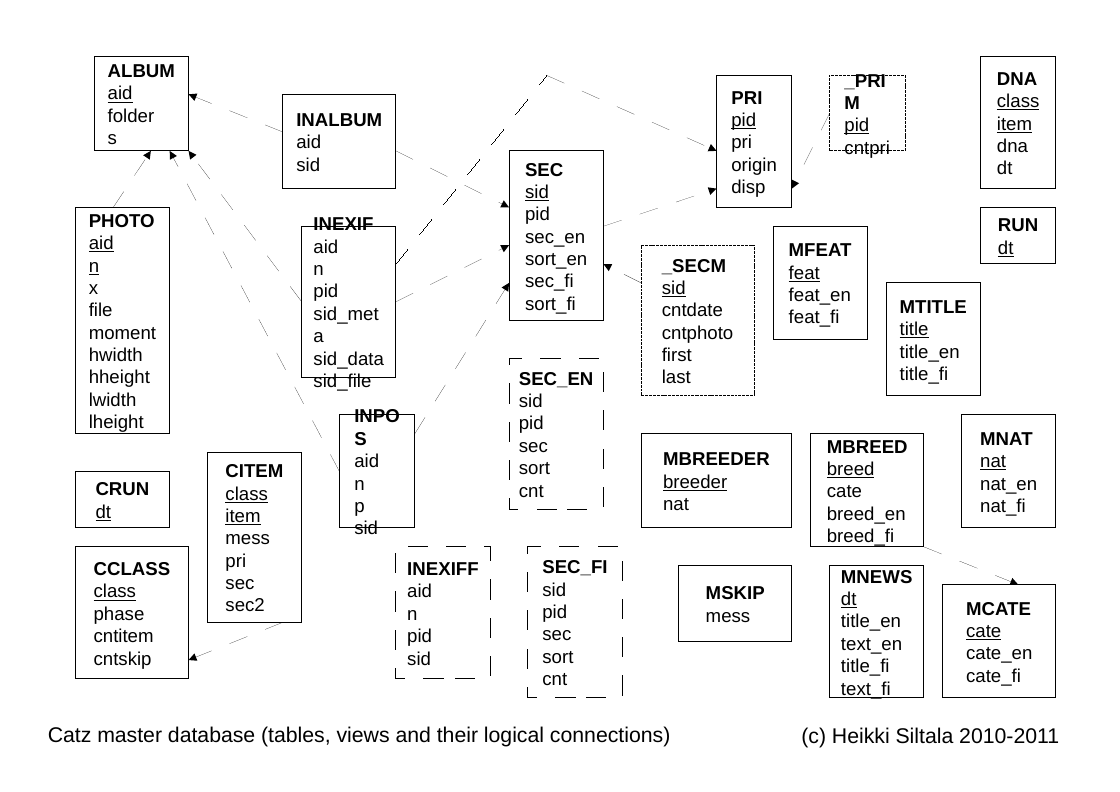
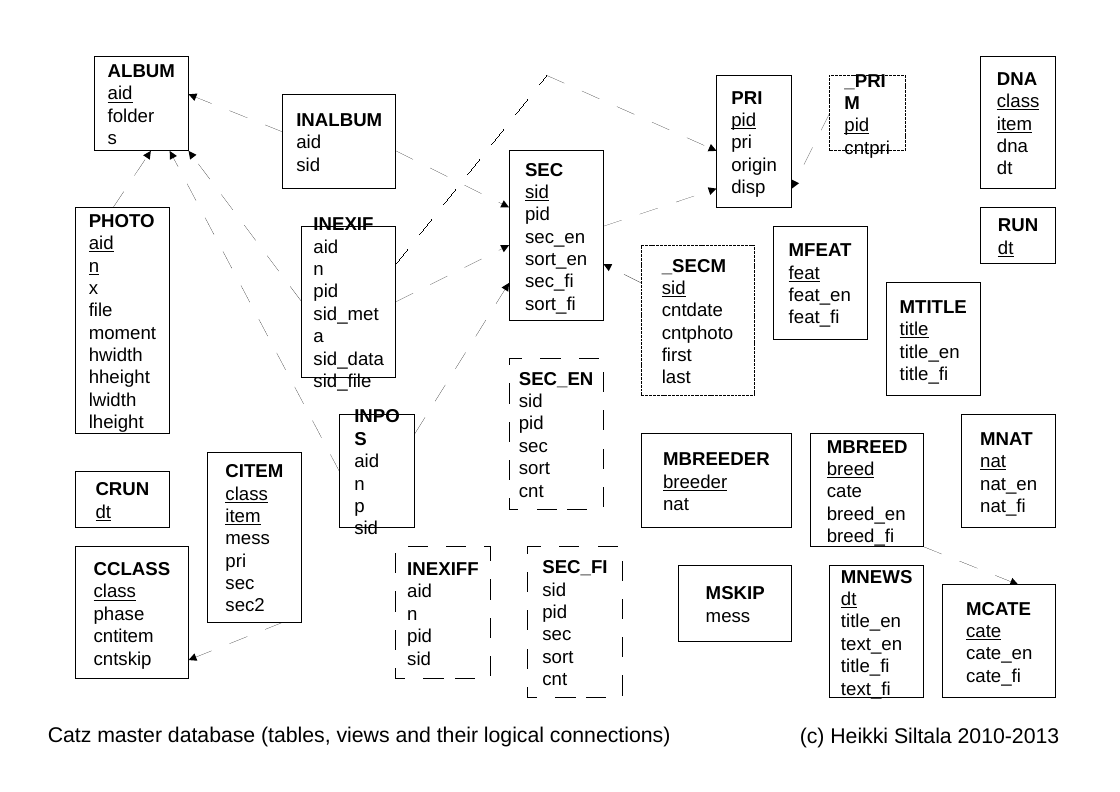
Before and after one commit to XDF/catz, a slide deck: slide 1 of doc/catz_master_database.odp. Drawn at 1120x792 pixels with LibreOffice and Linux fonts; fonts in the diff are those of the drawing. Boxes give left, top, right and bottom in pixels: in the first picture for what was removed or moved away, otherwise in the second. Text is boxed around its words. In the diff, an @@ line names an element or a change of style, - is before the commit and + after.

```diff
--- a/doc/catz_master_database.odp
+++ b/doc/catz_master_database.odp
@@ text at [800,727,1060,748]: text changed @@
-(c) Heikki Siltala 2010-2011
+(c) Heikki Siltala 2010-2013
```
Also in this commit, not shown: 1 other file.
